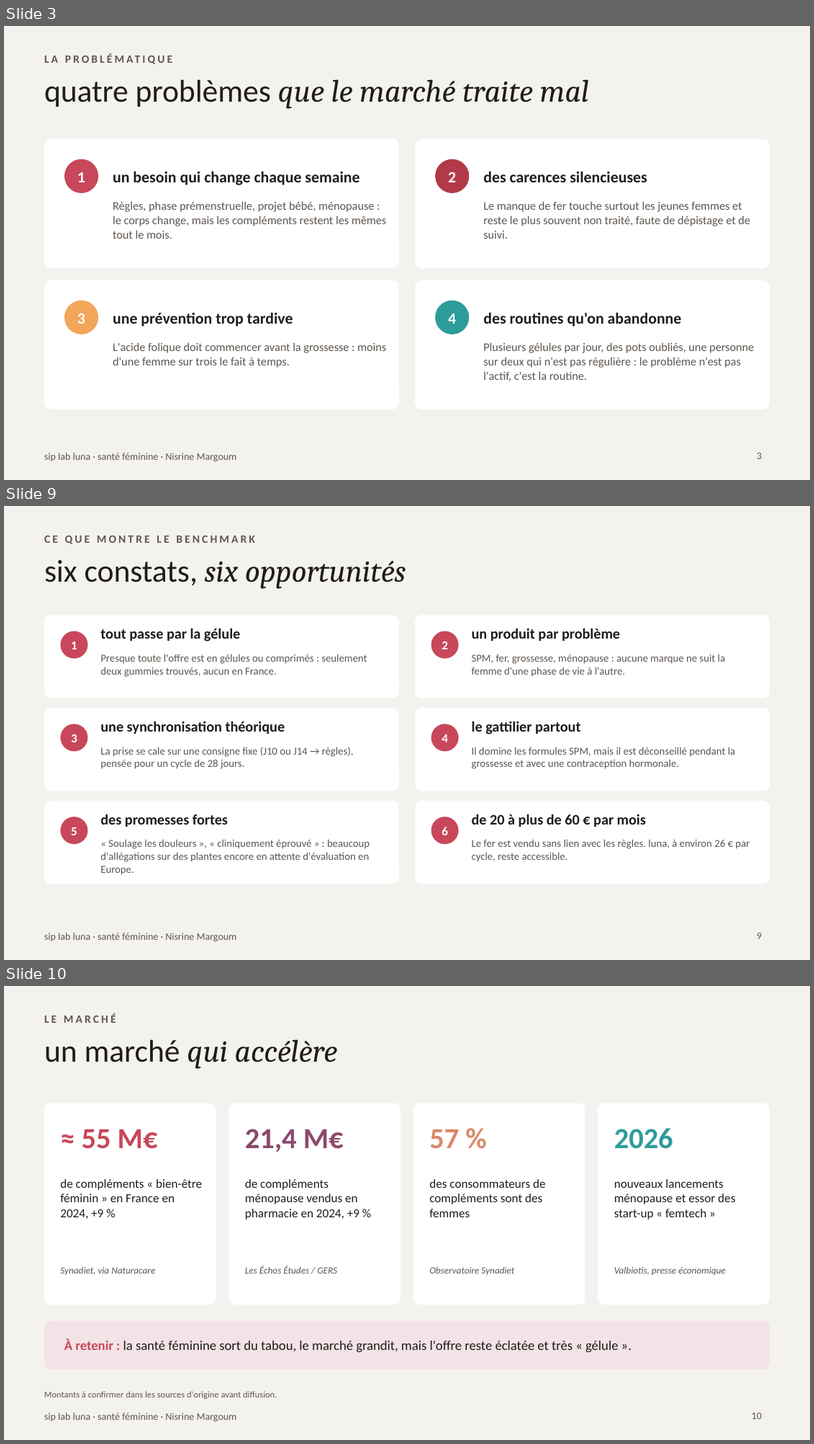
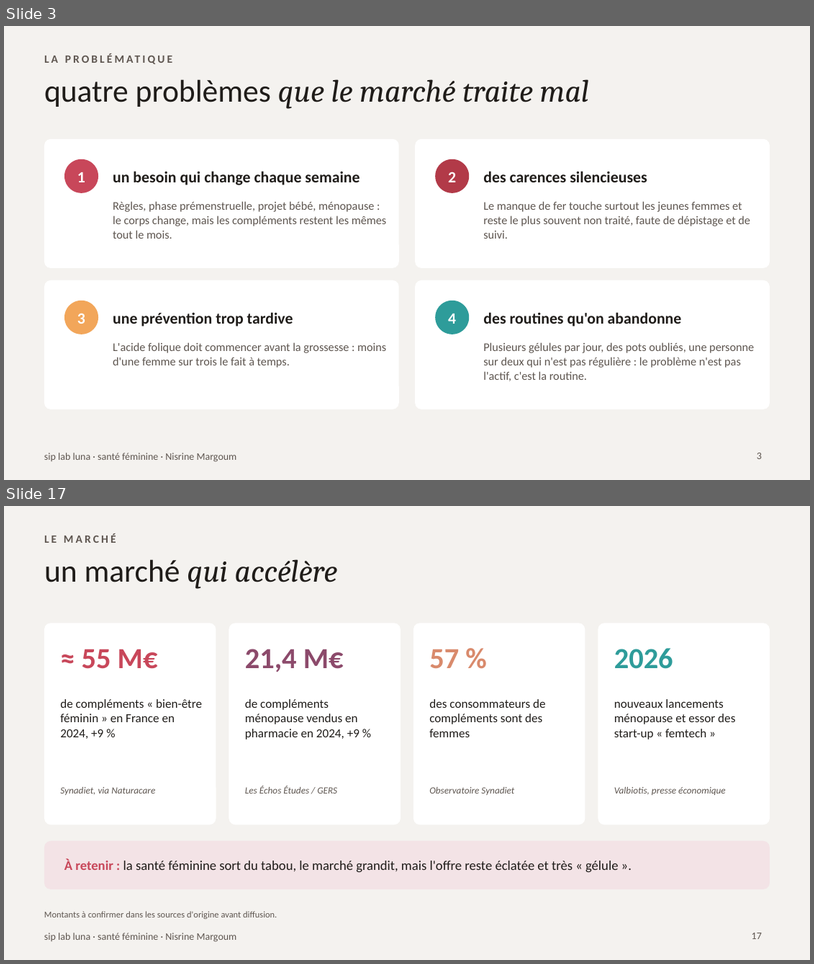
Before and after one commit to nisrine-max/mon-sitee, a slide deck: pitch/siplab-luna-problematique.pptx. Shown one above the other, each under a label of ours: slides 3, 9 and 10 before the commit, slides 3 and 17 after it; the slides between them are not shown. The pictures are 814x1444 and 814x964 pixels, drawn with LibreOffice and Linux fonts; fonts in the diff are those of the drawing. Boxes give left, top, right and bottom in pixels: in the first picture for what was removed or moved away, otherwise in the second. Text is boxed around its words. In the diff, an @@ line names an element or a change of style, - is before the commit and + after.

```diff
--- a/pitch/siplab-luna-problematique.pptx
+++ b/pitch/siplab-luna-problematique.pptx
@@ slide 9 removed at [4,506,810,960], background #F4F2EF; not listed: 1 template element that a slide beside it also shows @@
@@ text removed at [44,536,255,544] @@
-CE QUE MONTRE LE BENCHMARK
@@ title removed at [44,560,406,589] @@
-six constats, six opportunités
@@ rounded rectangle removed at [44,615,399,698] @@
@@ ellipse removed at [60,631,88,659] @@
@@ text removed at [100,628,240,641] @@
-tout passe par la gélule
@@ rounded rectangle removed at [415,615,770,698] @@
@@ ellipse removed at [432,631,459,659] @@
@@ text removed at [472,628,620,641] @@
-un produit par problème
@@ text removed at [71,641,77,649] @@
-1
@@ text removed at [100,654,367,677] @@
-Presque toute l'offre est en gélules ou comprimés : seulement deux gummies trouvés, aucun en France.
@@ text removed at [442,641,448,649] @@
-2
@@ text removed at [472,654,725,677] @@
-SPM, fer, grossesse, ménopause : aucune marque ne suit la femme d'une phase de vie à l'autre.
@@ rounded rectangle removed at [44,708,399,790] @@
@@ text removed at [100,721,286,734] @@
-une synchronisation théorique
@@ rounded rectangle removed at [415,708,770,790] @@
@@ text removed at [472,721,581,734] @@
-le gattilier partout
@@ ellipse removed at [60,723,88,751] @@
@@ text removed at [71,734,77,742] @@
-3
@@ ellipse removed at [432,723,459,751] @@
@@ text removed at [442,734,448,742] @@
-4
@@ text removed at [100,746,354,769] @@
-La prise se cale sur une consigne fixe (J10 ou J14 → règles), pensée pour un cycle de 28 jours.
@@ text removed at [472,746,736,769] @@
-Il domine les formules SPM, mais il est déconseillé pendant la grossesse et avec une contraception hormonale.
@@ rounded rectangle removed at [44,800,399,883] @@
@@ rounded rectangle removed at [415,800,770,883] @@
@@ ellipse removed at [60,816,88,844] @@
@@ text removed at [71,827,77,835] @@
-5
@@ text removed at [100,813,228,826] @@
-des promesses fortes
@@ ellipse removed at [432,816,459,844] @@
@@ text removed at [442,826,448,835] @@
-6
@@ text removed at [472,813,646,826] @@
-de 20 à plus de 60 € par mois
@@ text removed at [100,839,370,875] @@
-« Soulage les douleurs », « cliniquement éprouvé » : beaucoup d'allégations sur des plantes encore en attente d'évaluation en Europe.
@@ text removed at [472,839,750,862] @@
-Le fer est vendu sans lien avec les règles. luna, à environ 26 € par cycle, reste accessible.
@@ page number removed at [757,932,762,939] @@
-9
@@ what was slide 10 is now slide 17 @@
@@ page number at [752,932,762,939]: text changed @@
-10
+17
```
Also in this commit, not shown: 5 slides changed, 8 slides added.
